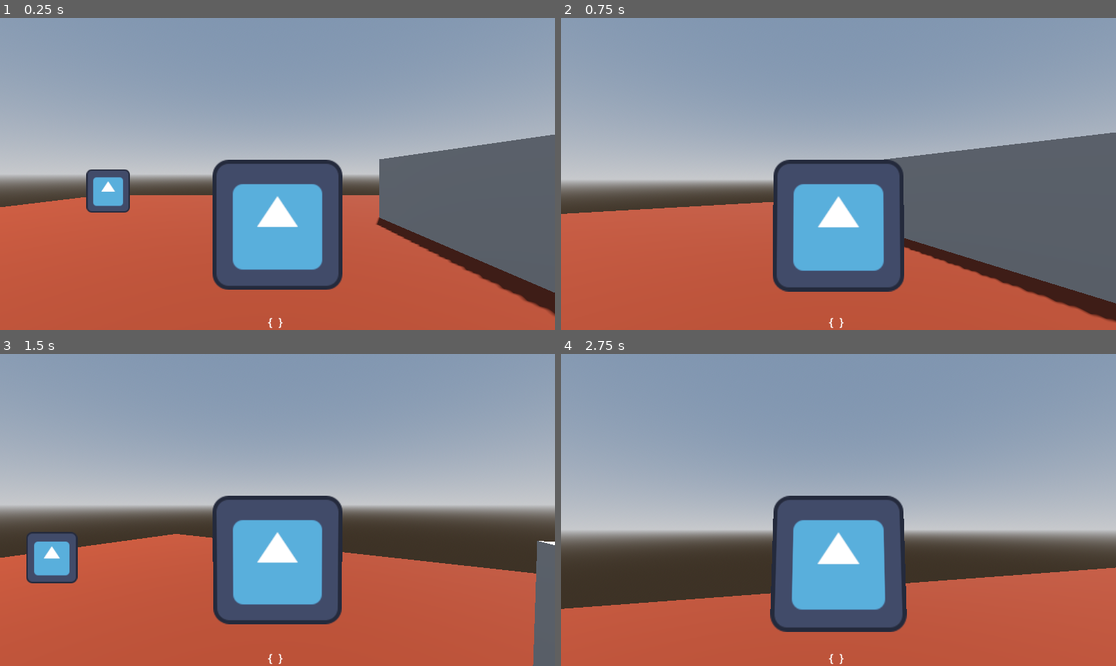
Above: before the commit, frames 1-4 (two rows, left to right).
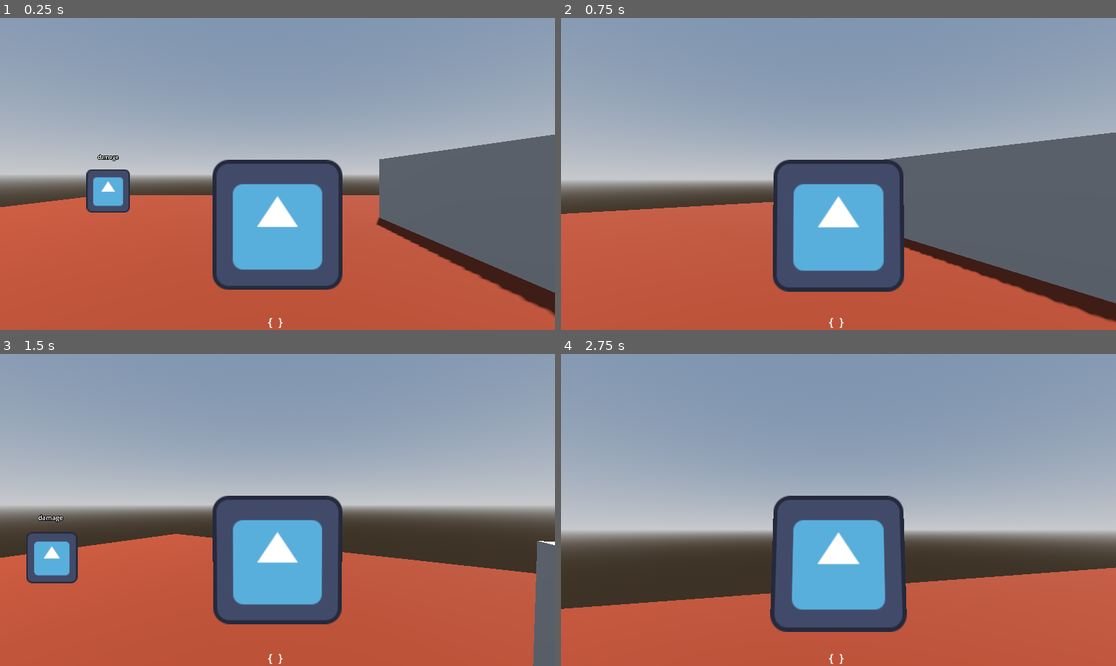
Above: after the commit, the same moments.

Repository: MitchellOpitz/Do-you-WANNA-Jam-2025
Game: Godot game, scene res://scenes/world.tscn
Same seed, same stepped clock (60 frames per second), same inputs: the game is played once before the commit and once after it. This scene is started directly instead of the project's main scene. The engine's default icon, where the game draws it, is replaced by a stand-in: a white triangle on a blue panel in a dark square.
Inputs (mouse positions are in pixels of both pictures, inside the frame that each line leads up to):
- Up to frame 1 (0.25 s): no input
- Up to frame 2 (0.75 s): tap Enter at 0.5 s; move the mouse to (866, 174) at 0.52 s; hold W (forward) from 0.53 s (still down); hold E (interact) from 0.53 s (still down)
- Up to frame 3 (1.5 s): keep holding W (forward); tap Space (jump) at 0.77 s; move the mouse to (249, 510) at 1.27 s; release E (interact) at 1.28 s; tap E (interact) at 1.35 s
- Up to frame 4 (2.75 s): keep holding W (forward); tap Space (jump) at 1.52 s; move the mouse to (849, 503) at 2.02 s; hold E (interact) from 2.03 s (still down)

The runs differ from the first frame. In frame 1, less than 0.1% of the frame differs, in the area x 17-22%, y 43-46%; in frame 2, nothing differs; in frame 3, less than 0.1%, in the area x 6-12%, y 51-54%; in frame 4, nothing differs.

Commit message:
Basic Game Loop
Player can collect items to store in their inventory. Items in inventory can be used to complete other events with item requirements. After completing that event, the player's inventory will be adjusted.

Diff:
--- a/Player/player.gd
+++ b/Player/player.gd
@@ -1,25 +1,22 @@
 # class_name makes Player available for type checking.
 class_name Player extends CharacterBody3D
 
-const SPEED = 5.0
 const JUMP_VELOCITY = 4.5
 
+@export var sprint_mult : float = 2.5
 @export var look_sensitivity : float = 0.5
 @export var max_y_look : float = -90.0
 @export var min_y_look : float = 45.0
 
 var inventory : Dictionary
+var speed : float = 5.0
+var sprinting : bool = false
 
-# functions with a leading underscore are virtual methods called by the engine.
 func _ready() -> void:
-	# similar to what an _init function would do, but is called after the scenetree has fully loaded the instance.
 	Input.mouse_mode = Input.MOUSE_MODE_CAPTURED
 	pass
 
 func _input(event: InputEvent) -> void:
-	# most actions that don't require input checking every frame should be called here.
-	# for example camera movement is here because it doesn't need to be frame perfect.
-	# but inputs for moving the player are better in _physics_process()
 	#TODO Add controller support
 	if event is InputEventMouseMotion:
 		#rotate player left/right based on mouse's x movement.
@@ -27,6 +24,10 @@
 		#rotate player's head up/down based on mouse's y movement.
 		$HeadControl.rotate_x(deg_to_rad(- event.relative.y * look_sensitivity))
 		$HeadControl.rotation.x = clamp($HeadControl.rotation.x, deg_to_rad(max_y_look), deg_to_rad(min_y_look))
+	if event.is_action_pressed("sprint") and not sprinting:
+		sprinting = true
+	if event.is_action_released("sprint") and sprinting:
+		sprinting = false
 
 
 # pretty much everything in here is the default script for player controller. All I've added is the basics to a 3rd person controller.
@@ -35,7 +36,6 @@
 	if not is_on_floor():
 		velocity += get_gravity() * delta
 
-	#Godot expects this kind of input checking for frame perfect actions.
 	# Handle jump.
 	if Input.is_action_just_pressed("jump") and is_on_floor():
 		velocity.y = JUMP_VELOCITY
@@ -44,11 +44,12 @@
 	var input_dir := Input.get_vector("left", "right", "forward", "backward")
 	var direction := (transform.basis * Vector3(input_dir.x, 0, input_dir.y)).normalized()
 	if direction:
-		velocity.x = direction.x * SPEED
-		velocity.z = direction.z * SPEED
+		velocity.x = direction.x * speed if not sprinting else direction.x * (speed * sprint_mult)
+		velocity.z = direction.z * speed if not sprinting else direction.z * (speed * sprint_mult)
 	else:
-		velocity.x = move_toward(velocity.x, 0, SPEED)
-		velocity.z = move_toward(velocity.z, 0, SPEED)
+		velocity.x = move_toward(velocity.x, 0, speed)
+		velocity.z = move_toward(velocity.z, 0, speed)
+
 	# swap mouse mode when escape is pressed
 	if Input.is_action_just_pressed("cancel"):
 		if Input.mouse_mode == Input.MOUSE_MODE_CAPTURED:
--- a/scenes/event_area.tscn
+++ b/scenes/event_area.tscn
@@ -18,10 +18,17 @@
 [node name="CollisionShape3D" type="CollisionShape3D" parent="Area3D"]
 shape = SubResource("SphereShape3D_p8oe2")
 
+[node name="Info" type="Label3D" parent="."]
+transform = Transform3D(1, 0, 0, 0, 1, 0, 0, 0, 1, 0, 1, 0)
+billboard = 1
+
 [node name="CompletionTimer" type="Timer" parent="."]
 wait_time = 2.0
 one_shot = true
 
+[node name="InfoTimer" type="Timer" parent="."]
+
 [connection signal="body_entered" from="Area3D" to="." method="_on_area_3d_body_entered"]
 [connection signal="body_exited" from="Area3D" to="." method="_on_area_3d_body_exited"]
 [connection signal="timeout" from="CompletionTimer" to="." method="_on_completion_timer_timeout"]
+[connection signal="timeout" from="InfoTimer" to="." method="_on_info_timer_timeout"]
--- a/scenes/world.tscn
+++ b/scenes/world.tscn
@@ -65,8 +65,15 @@
 use_timer = false
 event_name = "fabric"
 
+[node name="Damage" parent="ResourceEvents" instance=ExtResource("2_slnt2")]
+transform = Transform3D(1, 0, 0, 0, 1, 0, 0, 0, 1, -5, 1, -4)
+event_name = "damage"
+event_requirements = {
+"patch_resource": 1
+}
+
 [node name="Patch" parent="ResourceEvents" instance=ExtResource("2_slnt2")]
-transform = Transform3D(1, 0, 0, 0, 1, 0, 0, 0, 1, -5, 1, -4)
+transform = Transform3D(1, 0, 0, 0, 1, 0, 0, 0, 1, 10, 1, 0)
 event_name = "patch"
 event_requirements = {
 "fabric_resource": 1,
@@ -77,4 +84,5 @@
 [connection signal="completed_interaction" from="ResourceEvents/Honey" to="." method="_on_event_completed"]
 [connection signal="completed_interaction" from="ResourceEvents/Gum" to="." method="_on_event_completed"]
 [connection signal="completed_interaction" from="ResourceEvents/Fabric" to="." method="_on_event_completed"]
+[connection signal="completed_interaction" from="ResourceEvents/Damage" to="." method="_on_damage_completed_interaction"]
 [connection signal="completed_interaction" from="ResourceEvents/Patch" to="." method="_on_event_completed"]
--- a/scripts/event_area.gd
+++ b/scripts/event_area.gd
@@ -5,28 +5,36 @@
 @export var event_requirements : Dictionary
 
 var player_in_area : bool = false
+var player_inventory : Dictionary
 var holding_interact : bool = false
 var active_tween : Tween
 
-signal completed_interaction(event_name : String)
+signal completed_interaction(event_name : String, current_event : EventArea)
 
 func _ready() -> void:
 	self.add_to_group("Events")
+	$Info.text = event_name
+
 
 func _input(event: InputEvent) -> void:
 	# if this is the first frame we've pushed interact:
 	if player_in_area and event.is_action_pressed("interact") and not holding_interact:
-		var player_inventory : Dictionary
 		for b in $Area3D.get_overlapping_bodies():
 			if b is Player:
 				player_inventory = b.inventory
 				break
+
+		# don't complete event if requirements not met.
+		if not check_requirements(event_requirements, player_inventory):
+			return
+
 		if not use_timer:
-			if check_requirements(event_requirements, player_inventory):
-				completed_interaction.emit(event_name)
+			completed_interaction.emit(event_name, self)
+			# Deduct items for successful comparison
+			for k in event_requirements.keys():
+				player_inventory[k] -= event_requirements[k]
 			return
-		# get reference to player inventory.
-		check_requirements(event_requirements, player_inventory)
+
 		var completion_tween = create_tween()
 		active_tween = completion_tween
 		active_tween.tween_property($Sprite3D, "modulate", Color("000000"), $CompletionTimer.wait_time)
@@ -42,11 +50,13 @@
 		active_tween = reset_tween
 		active_tween.tween_property($Sprite3D, "modulate", Color("ffffff"), 0.5)
 
+
 func _on_area_3d_body_entered(body: Node3D) -> void:
 	if body is Player:
 		player_in_area = true
 		var color_tween = create_tween()
 		color_tween.tween_property($Sprite3D, "modulate", Color("82ff86"), 0.5)
+		active_tween = color_tween
 
 
 func _on_area_3d_body_exited(body: Node3D) -> void:
@@ -55,19 +65,28 @@
 		$CompletionTimer.stop()
 		var color_tween = create_tween()
 		color_tween.tween_property($Sprite3D, "modulate", Color("ffffff"), 0.5)
+		active_tween = color_tween
 
 
 func _on_completion_timer_timeout() -> void:
-	# very temporary. Remove self after completing interaction
-	completed_interaction.emit(event_name)
-	self.queue_free()
+	completed_interaction.emit(event_name, self)
+	for k in event_requirements.keys():
+		player_inventory[k] -= event_requirements[k]
+
 
 
 func check_requirements(required_items : Dictionary, items_given : Dictionary) -> bool:
-	print("comparing ", required_items, " to ", items_given)
 	if required_items.is_empty(): return true
+	# Make comparison
 	for k in required_items.keys():
 		var player_item_count = items_given.get(k)
 		if not player_item_count or required_items[k] > player_item_count:
+			$Info.text = "You don't have enough %s!" % k
+			$InfoTimer.start()
 			return false
 	return true
+
+
+
+func _on_info_timer_timeout() -> void:
+	$Info.text = event_name
--- a/scripts/world.gd
+++ b/scripts/world.gd
@@ -1,22 +1,28 @@
 extends Node3D
 
-# format is item_name (same as event_name) : {max_item, item_ref : resource or node3d, but is a string for now}
+# format is event_name : {max_quantity : int, item_ref : resource or node3d, but is a string for now
+# (optional, not used yet but might be nice for instantiating.) requirements : {x_resource : int}}
 var item_dicts : Dictionary = {
 	"honey" : {"max_quantity" : 3, "item_reference" : "honey_resource"},
 	"gum" : {"max_quantity" : 5, "item_reference" : "gum_resource"},
 	"fabric" : {"max_quantity" : 1, "item_reference" : "fabric_resource"},
-	"patch" : {"max_quantity" : 1, "item_reference" : "patch_resource"},
+	"patch" : {"max_quantity" : 1, "item_reference" : "patch_resource", "requirements": {
+		"fabric_resource" : 1, "gum_resource" : 3, "honey_resource" : 2}},
 }
 
 func _ready() -> void:
 	test_events()
 
 
-func _on_event_completed(event_name : String) -> void:
+func _on_event_completed(event_name : String, current_event : EventArea) -> void:
 	var player_inventory : Dictionary = $Player.inventory
 	var item_count = player_inventory.get_or_add(item_dicts[event_name].item_reference, 0)
 	var new_item_count = min(item_count + 1, item_dicts[event_name]["max_quantity"])
 	player_inventory[item_dicts[event_name].item_reference] = new_item_count
+
+
+func _on_damage_completed_interaction(event_name: String, current_event : EventArea) -> void:
+	current_event.queue_free()
 
 
 func test_events():
